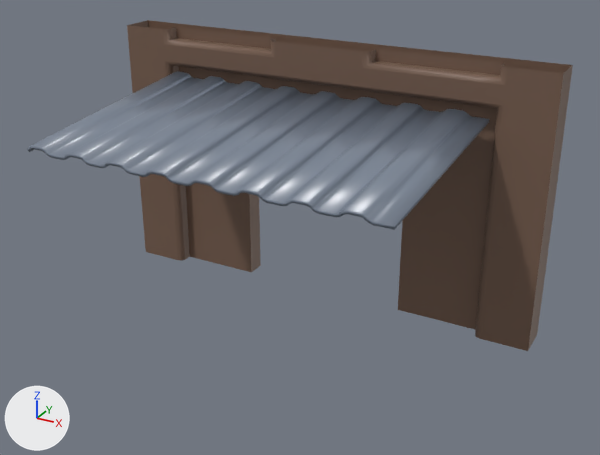
An edit to the Blender file data/Assets/Meshes/Buildings/Type 1/Entry 01 - Doors.blend, drawn before and after from the same camera.
Both versions are drawn from a camera (50 mm lens) standing at (6.3, -9.62, 5.58) and looking at (1.84, -1.52, 1.53). The axes (+X, +Y, +Z) are drawn at lower left. The lights are the same throughout.

In view in the first picture: 'Plane', 'Side'.
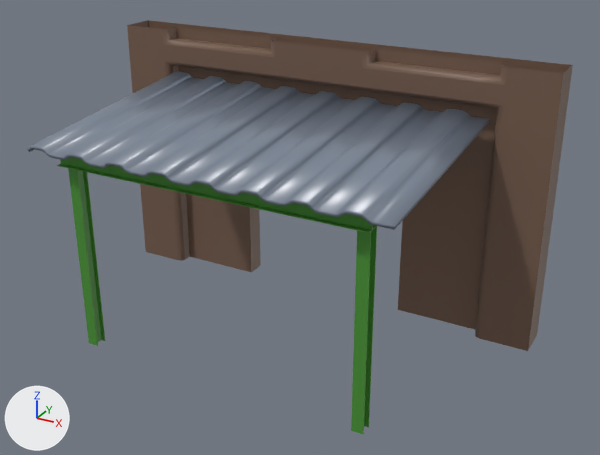
Where the change shows, as pixel boxes (x1, y1, x2, y2) in the pictures (600 x 455 px):
```json
{"object": "Cube.001", "change": "added", "after": [351, 225, 377, 434], "on screen": "green"}
{"object": "Cube.002", "change": "added", "after": [57, 157, 375, 233], "on screen": "green"}
{"object": "Cube", "change": "added", "after": [68, 168, 106, 346], "on screen": "green"}
```

The change, as JSON lines over the scene's bpy script:
```json
{"op": "add", "block": "mat_m_paint_metal", "code": ["mat_m_paint_metal = principled_material('m_paint_metal')", "mat_m_paint_metal.base_color = (0.068, 0.296, 0.0357)  # green #4a9435"]}
{"op": "add", "block": "me_cube_003", "code": ["me_cube_003 = bpy.data.meshes.new('Cube.003')", "me_cube_003.from_pydata(...)  # 32 vertices, 30 faces; spans x -0.07..0.07, y -0.08..0.08, z -2.04..1.84", "me_cube_003.materials.append(mat_m_paint_metal)  # green #4a9435"]}
{"op": "add", "block": "me_cube_001", "code": ["me_cube_001 = bpy.data.meshes.new('Cube.001')", "me_cube_001.from_pydata(...)  # 32 vertices, 30 faces; spans x -0.07..0.07, y -0.08..0.08, z -1.4..1.2", "me_cube_001.materials.append(mat_m_paint_metal)  # green #4a9435"]}
{"op": "add", "block": "ob_cube_002", "code": ["ob_cube_002 = bpy.data.objects.new('Cube.002', me_cube_003)", "ob_cube_002.location = (1.4, -3.02, 2.49)", "ob_cube_002.rotation_euler = (1.571, 0.0, -1.571)  # degrees (90, 0, -90)"]}
{"op": "add", "block": "ob_cube_001", "code": ["ob_cube_001 = bpy.data.objects.new('Cube.001', me_cube_001)", "ob_cube_001.location = (3.33, -2.88, 1.4)"]}
{"op": "add", "block": "ob_cube", "code": ["ob_cube = bpy.data.objects.new('Cube', me_cube_001.copy())", "ob_cube.location = (-0.35, -2.88, 1.4)"]}
```
